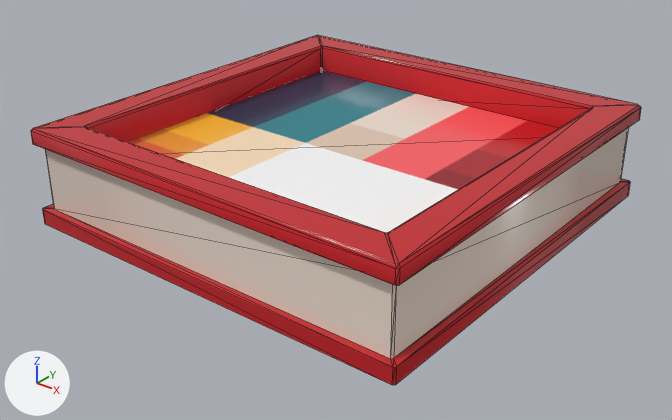
An edit to the FBX model Assets/People/RJ/Level/[export]/fountain01.fbx, drawn before and after from the same camera.
The view is the same before and after, from a 50 mm camera at (3.78, -4.84, 2.96) aimed at (0.04, -0.16, 0.06). The lights are fixed; the arrows at lower left show +X, +Y and +Z. Mesh edges are drawn as thin lines. Where no turn or scale is listed for an object, it has been applied to the vertices.

In view in the first picture: 'fountain01'.
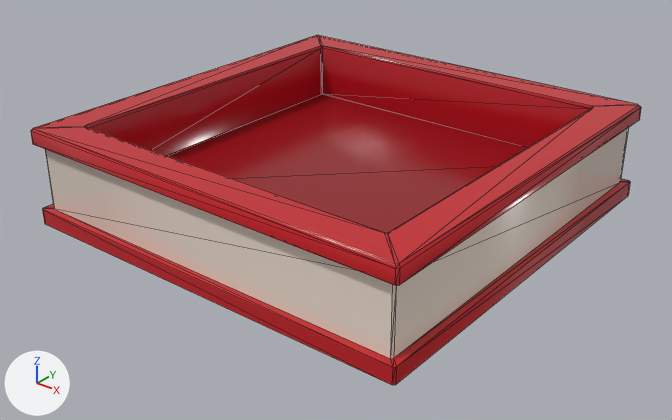
Where the newer file only moved an object's origin or applied its transform, the numbers keep the older frame.

The change, as a diff of the scene's bpy script:
```diff
--- a/Assets/People/RJ/Level/[export]/fountain01.fbx.py
+++ b/Assets/People/RJ/Level/[export]/fountain01.fbx.py
@@ me_mesh @@
 # used by ob_fountain01; location = (0.0, 0.0, 0.0)
-me_mesh.from_pydata(...)  # 84 vertices, 152 faces; spans x -1.52..1.52, y -1.52..1.52, z 0.0..0.72
+me_mesh.from_pydata(...)  # 80 vertices, 150 faces; spans x -1.52..1.52, y -1.52..1.52, z 0.0..0.72
+# me_mesh part 1: the loose piece of 4 vertices spanning x -1.27..1.27, y -1.27..1.27, z 0.49 is deleted
+# me_mesh part 2: 38 kept faces spanning x -1.27..1.27, y -1.27..1.27, z 0.28..0.72 get new texture (UV) coordinates
 me_mesh.materials.append(mat_material__2)
```

Changed parts and their boxes [x1, y1, x2, y2] in the pictures (672 x 420 px):
part 1 of me_mesh, deleted
    before: [129, 71, 558, 233]
part 2 of me_mesh, surface changed
    before: [85, 46, 593, 142]
    after: [85, 46, 593, 233]
